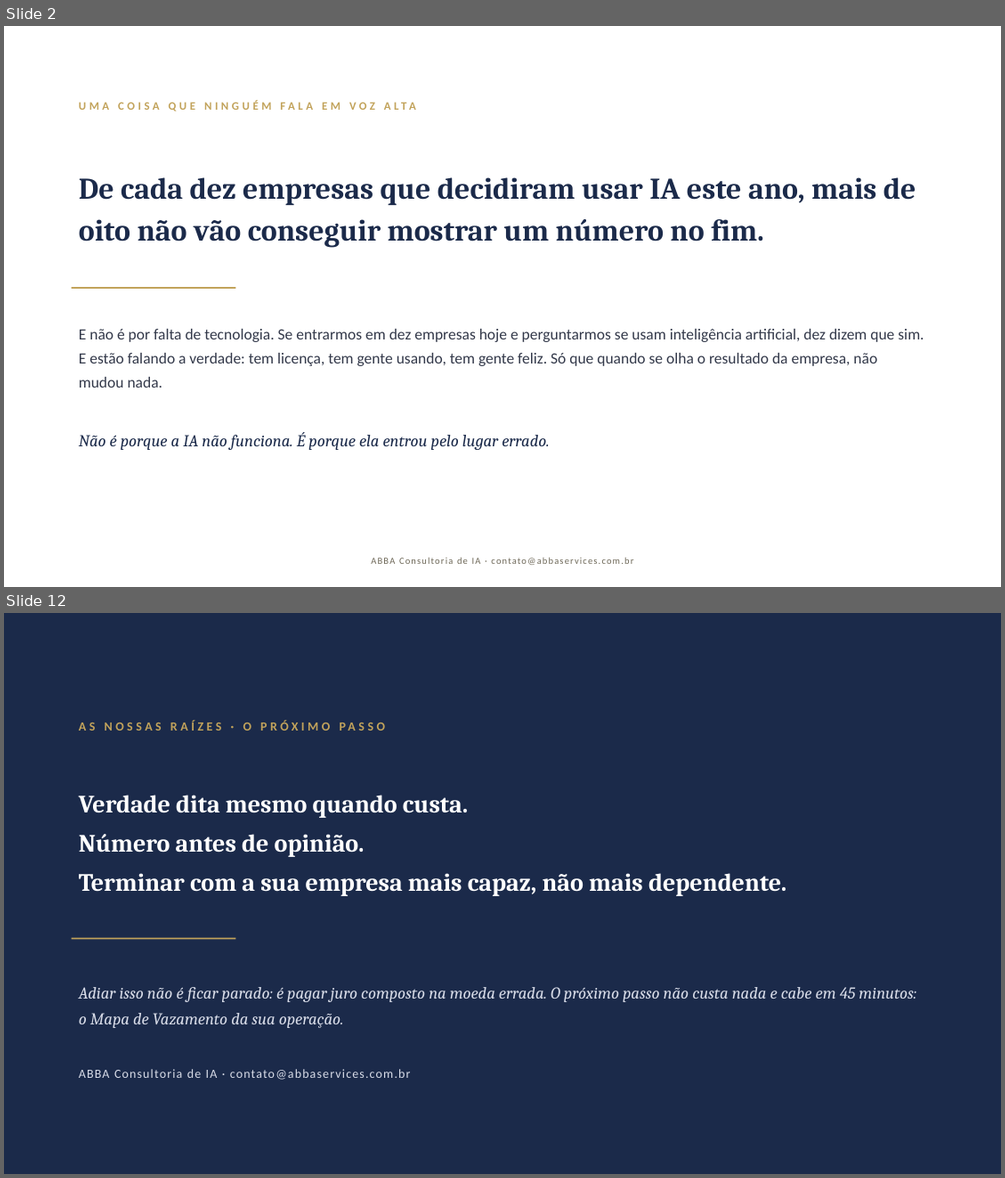
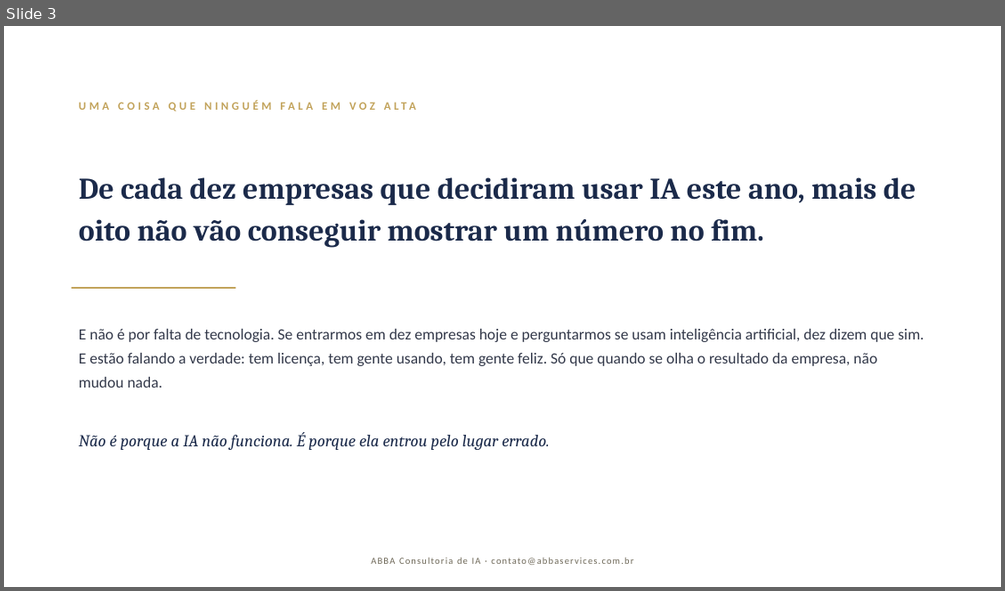
Before and after one commit to DanielMoraesCoca/abba-ops, a slide deck: 08-materiais/modelos/abba-deck-institucional.pptx. Shown one above the other, each under a label of ours: slides 2 and 12 before the commit, slide 3 after it; the slides between them are not shown. The pictures are 1005x1178 and 1005x591 pixels, drawn with LibreOffice and Linux fonts; fonts in the diff are those of the drawing. Boxes give left, top, right and bottom in pixels: in the first picture for what was removed or moved away, otherwise in the second. Text is boxed around its words. In the diff, an @@ line names an element or a change of style, - is before the commit and + after.

```diff
--- a/08-materiais/modelos/abba-deck-institucional.pptx
+++ b/08-materiais/modelos/abba-deck-institucional.pptx
@@ slide 12 removed at box(4, 613, 1001, 1174), background #1B2A4A @@
@@ text removed at box(115, 722, 123, 730) @@
-AS NOSSAS RAÍZES · O PRÓXIMO PASSO
@@ text removed at box(79, 795, 786, 896) @@
-Verdade dita mesmo quando custa.
-Número antes de opinião.
-Terminar com a sua empresa mais capaz, não mais dependente.
@@ line removed from (72, 938) to (235, 938) @@
@@ text removed at box(79, 987, 916, 1028) @@
-Adiar isso não é ficar parado: é pagar juro composto na moeda errada. O próximo passo não custa nada e cabe em 45 minutos: o Mapa de Vazamento da sua operação.
@@ text removed at box(79, 1069, 411, 1079) @@
-ABBA Consultoria de IA · contato@abbaservices.com.br
@@ what was slide 2 is now slide 3 @@
```
Also in this commit, not shown: 5 slides changed, 9 slides added, 5 other slides removed, 14 other files.
